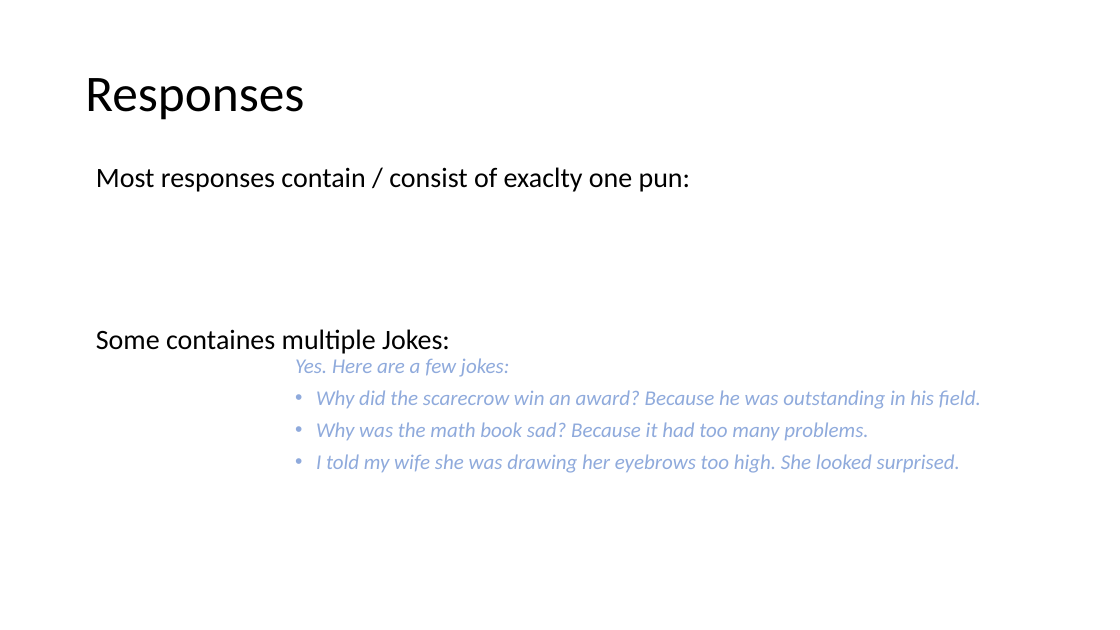
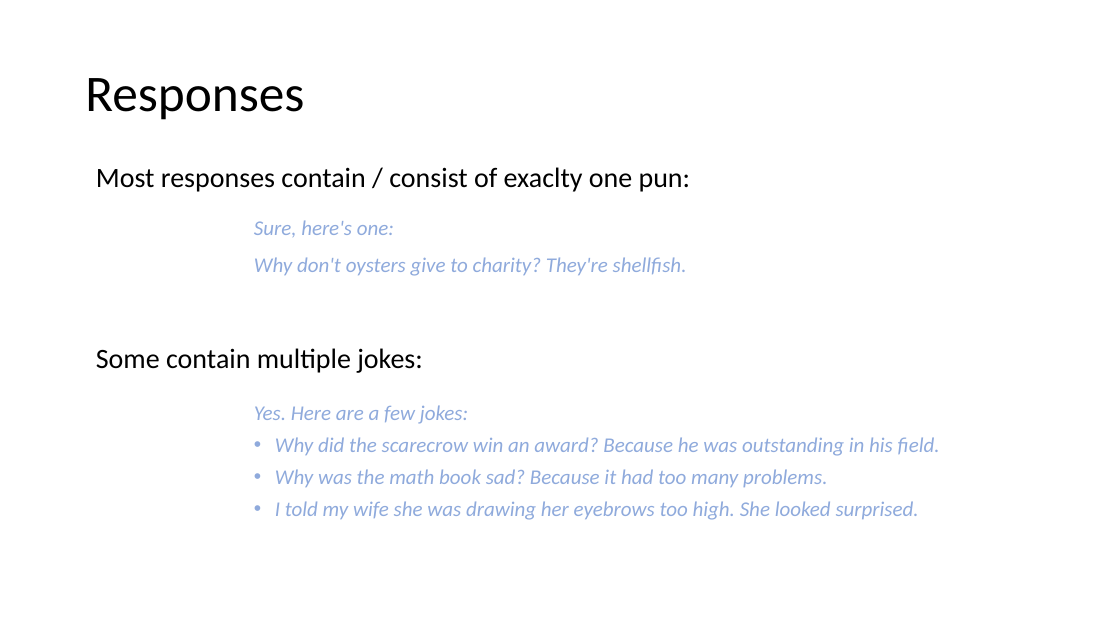
Before and after one commit to sciphie/JokeGPT, a slide deck: slide 5 of ChatGPT is fun –.pptm. Drawn at 1120x630 pixels with LibreOffice and Linux fonts; fonts in the diff are those of the drawing. Boxes give left, top, right and bottom in pixels: in the first picture for what was removed or moved away, otherwise in the second. Text is boxed around its words. In the diff, an @@ line names an element or a change of style, - is before the commit and + after.

```diff
--- a/ChatGPT is fun –.pptm
+++ b/ChatGPT is fun –.pptm
@@ text "Sure, here's one:": place and size @@
-text "Sure, here's one:" at bbox=[295, 358, 981, 473]
+text "Sure, here's one:" at bbox=[254, 220, 940, 520]
@@ text at bbox=[254, 220, 687, 276]: paragraphs added @@
+Sure, here's one:
+Why don't oysters give to charity? They're shellfish.
@@ text at bbox=[96, 348, 423, 373]: text changed @@
-Some containes multiple Jokes:
+Some contain multiple jokes:
```
Also in this commit, not shown: 4 other slides changed, 9 slides added, 4 other files.
